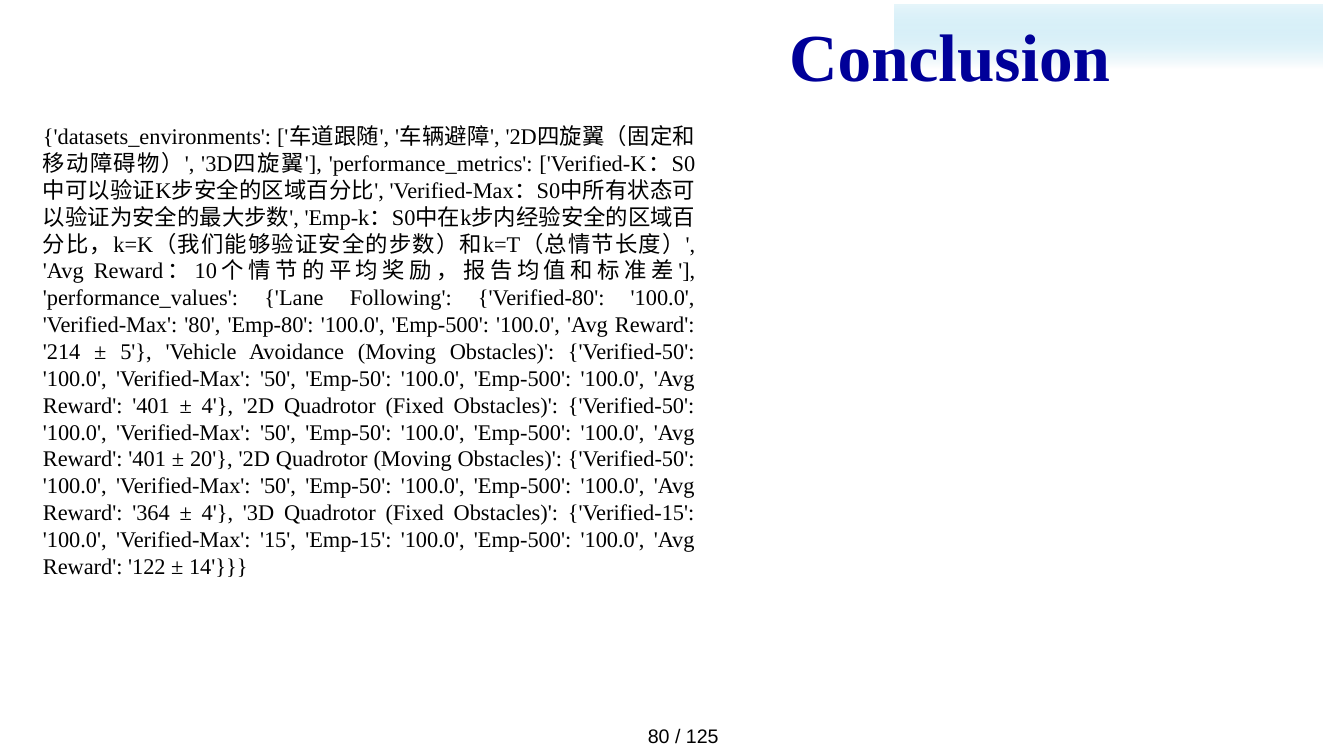
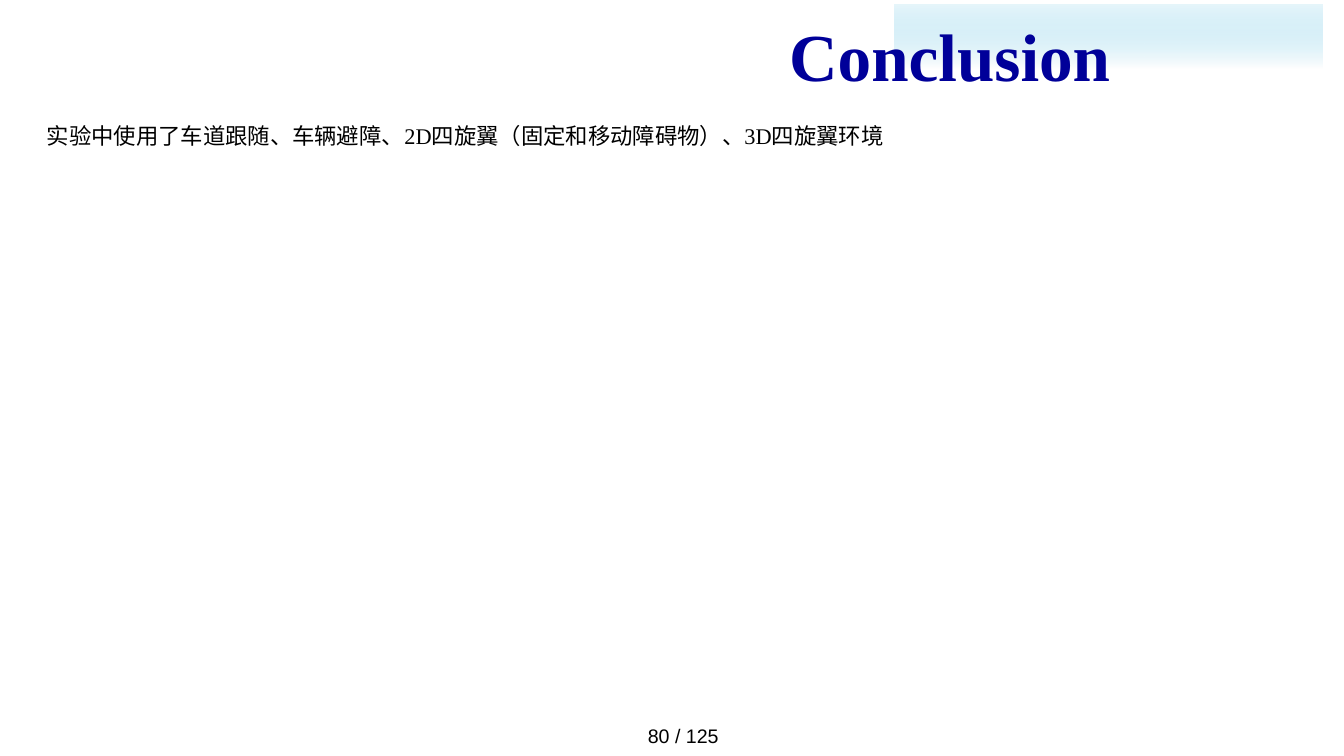
Before and after one commit to majialin-1995/paper_download, a slide deck: slide 84 of slides.pptx. Drawn at 1344x756 pixels with LibreOffice and Linux fonts; fonts in the diff are those of the drawing; background and template pictures are left out. Boxes give left, top, right and bottom in pixels: in the first picture for what was removed or moved away, otherwise in the second. Text is boxed around its words. In the diff, an @@ line names an element or a change of style, - is before the commit and + after.

```diff
--- a/slides.pptx
+++ b/slides.pptx
@@ text at box(47, 125, 884, 146): text changed @@
-{'datasets_environments': ['车道跟随', '车辆避障', '2D四旋翼（固定和移动障碍物）', '3D四旋翼'], 'performance_metrics': ['Verified-K：S0中可以验证K步安全的区域百分比', 'Verified-Max：S0中所有状态可以验证为安全的最大步数', 'Emp-k：S0中在k步内经验安全的区域百分比，k=K（我们能够验证安全的步数）和k=T（总情节长度）', 'Avg Reward：10个情节的平均奖励，报告均值和标准差'], 'performance_values': {'Lane Following': {'Verified-80': '100.0', 'Verified-Max': '80', 'Emp-80': '100.0', 'Emp-500': '100.0', 'Avg Reward': '214 ± 5'}, 'Vehicle Avoidance (Moving Obstacles)': {'Verified-50': '100.0', 'Verified-Max': '50', 'Emp-50': '100.0', 'Emp-500': '100.0', 'Avg Reward': '401 ± 4'}, '2D Quadrotor (Fixed Obstacles)': {'Verified-50': '100.0', 'Verified-Max': '50', 'Emp-50': '100.0', 'Emp-500': '100.0', 'Avg Reward': '401 ± 20'}, '2D Quadrotor (Moving Obstacles)': {'Verified-50': '100.0', 'Verified-Max': '50', 'Emp-50': '100.0', 'Emp-500': '100.0', 'Avg Reward': '364 ± 4'}, '3D Quadrotor (Fixed Obstacles)': {'Verified-15': '100.0', 'Verified-Max': '15', 'Emp-15': '100.0', 'Emp-500': '100.0', 'Avg Reward': '122 ± 14'}}}
+实验中使用了车道跟随、车辆避障、2D四旋翼（固定和移动障碍物）、3D四旋翼环境
```
Also in this commit, not shown: 39 other slides changed, 3 other files.
